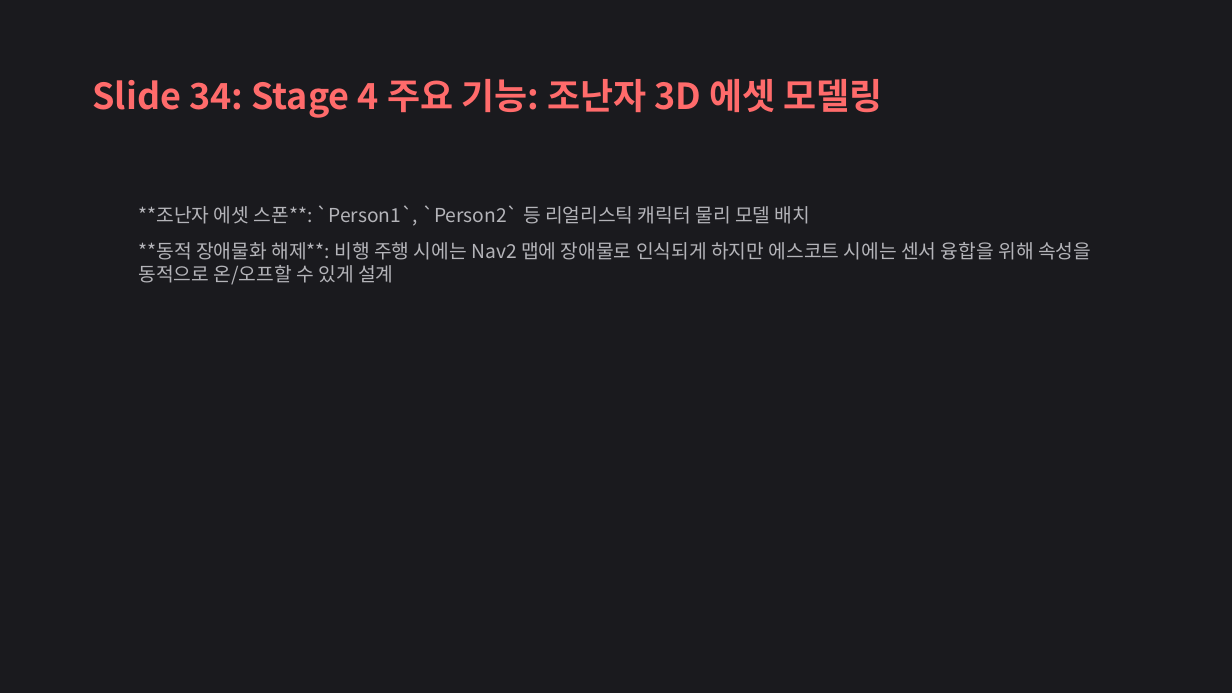
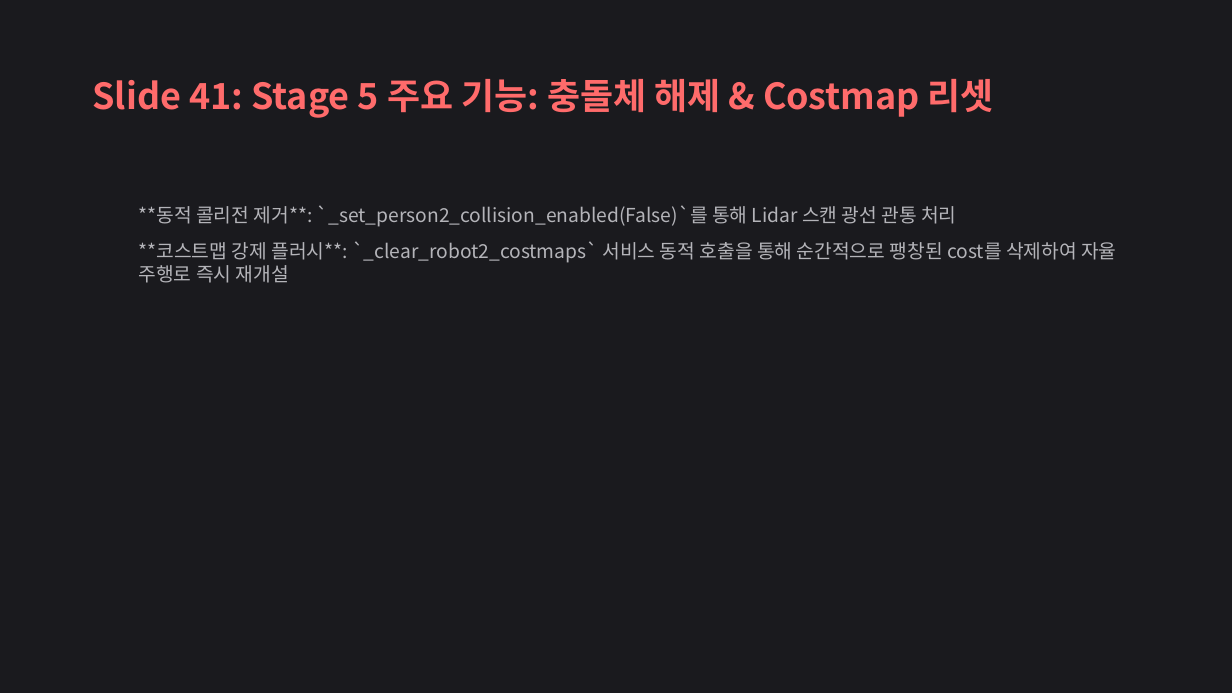
Before and after one commit to yoonseonjae/hot-spot_isaac_sim, a slide deck: slide 41 of docs/Cobot_Fire_Sim_Presentation.pptx (slide 34 before the commit). Drawn at 1232x693 pixels with LibreOffice and Linux fonts; fonts in the diff are those of the drawing. Boxes give left, top, right and bottom in pixels: in the first picture for what was removed or moved away, otherwise in the second. Text is boxed around its words. In the diff, an @@ line names an element or a change of style, - is before the commit and + after.

```diff
--- a/docs/Cobot_Fire_Sim_Presentation.pptx
+++ b/docs/Cobot_Fire_Sim_Presentation.pptx
@@ text at bbox=[92, 79, 994, 118]: text changed @@
-Slide 34: Stage 4 주요 기능: 조난자 3D 에셋 모델링
+Slide 41: Stage 5 주요 기능: 충돌체 해제 & Costmap 리셋
@@ text at bbox=[139, 205, 1116, 283]: text changed @@
-  **조난자 에셋 스폰**: `Person1`, `Person2` 등 리얼리스틱 캐릭터 물리 모델 배치
-  **동적 장애물화 해제**: 비행 주행 시에는 Nav2 맵에 장애물로 인식되게 하지만 에스코트 시에는 센서 융합을 위해 속성을 동적으로 온/오프할 수 있게 설계
+  **동적 콜리전 제거**: `_set_person2_collision_enabled(False)`를 통해 Lidar 스캔 광선 관통 처리
+  **코스트맵 강제 플러시**: `_clear_robot2_costmaps` 서비스 동적 호출을 통해 순간적으로 팽창된 cost를 삭제하여 자율 주행로 즉시 재개설
```
Also in this commit, not shown: 26 other slides changed, 4 slides added, 1 slide removed, 1 other file.
